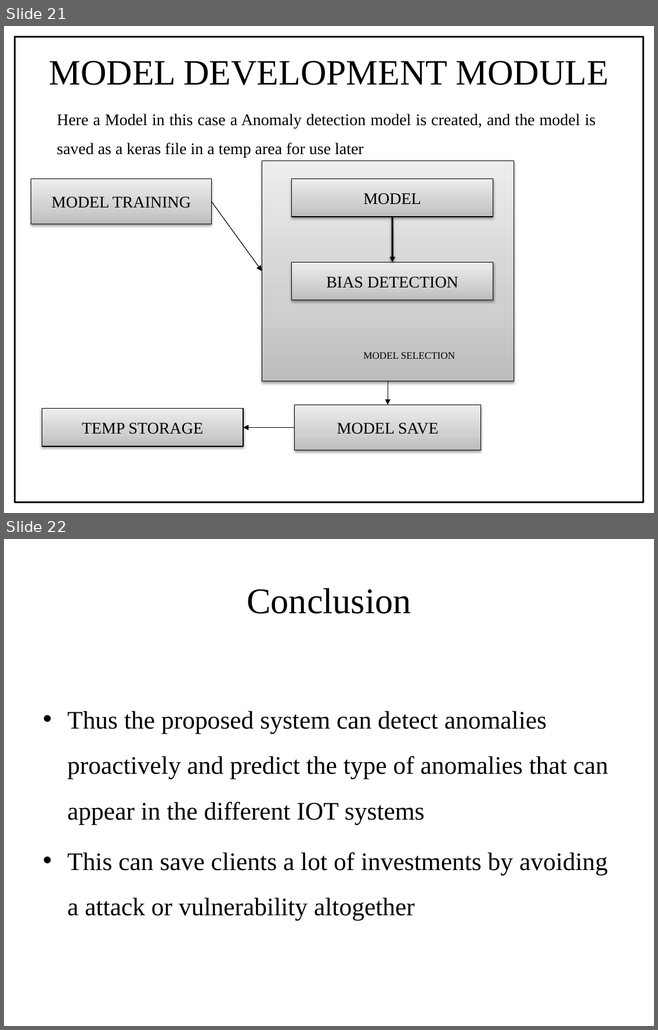
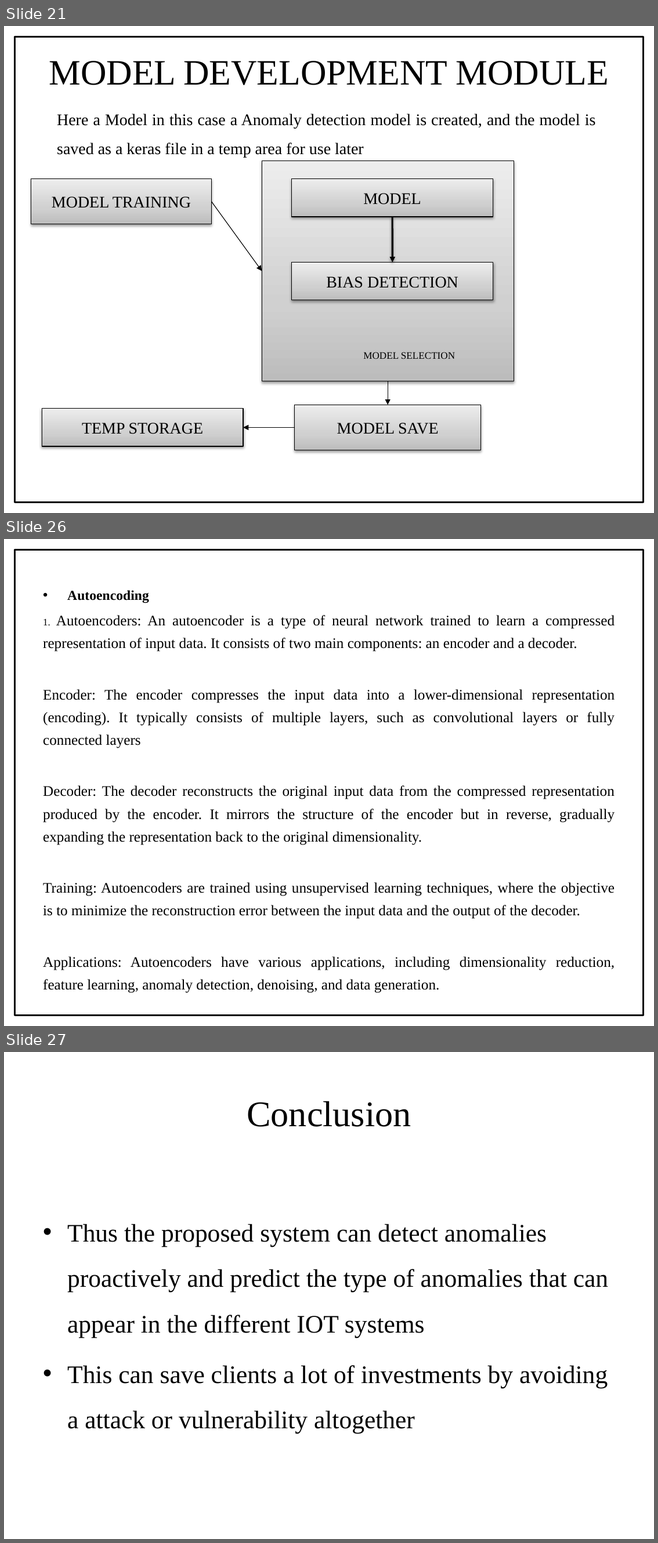
Before and after one commit to Renegadez518/IotSecurityProj, a slide deck: IOTProjreview ppt.pptx. Shown one above the other, each under a label of ours: slides 21 and 22 before the commit, slides 21, 26 and 27 after it; the slides between them are not shown. The pictures are 658x1030 and 658x1543 pixels, drawn with LibreOffice and Linux fonts; fonts in the diff are those of the drawing. Boxes give left, top, right and bottom in pixels: in the first picture for what was removed or moved away, otherwise in the second. Text is boxed around its words. In the diff, an @@ line names an element or a change of style, - is before the commit and + after.

```diff
--- a/IOTProjreview ppt.pptx
+++ b/IOTProjreview ppt.pptx
@@ slide 26 added at box(4, 539, 654, 1026), background #FFFFFF @@
@@ rectangle added at box(15, 550, 643, 1016), outline #000000 2 pt @@
@@ text added at box(43, 590, 615, 993), 16.1 pt, text #000000 @@
+• Autoencoding
+1. Autoencoders: An autoencoder is a type of neural network trained to learn a compressed representation of input data. It consists of two main components: an encoder and a decoder.
+Encoder: The encoder compresses the input data into a lower-dimensional representation (encoding). It typically consists of multiple layers, such as convolutional layers or fully connected layers
+Decoder: The decoder reconstructs the original input data from the compressed representation produced by the encoder. It mirrors the structure of the encoder but in reverse, gradually expanding the representation back to the original dimensionality.
+Training: Autoencoders are trained using unsupervised learning techniques, where the objective is to minimize the reconstruction error between the input data and the output of the decoder.
+Applications: Autoencoders have various applications, including dimensionality reduction, feature learning, anomaly detection, denoising, and data generation.
@@ what was slide 22 is now slide 27 @@
```
Also in this commit, not shown: 4 other slides added.
